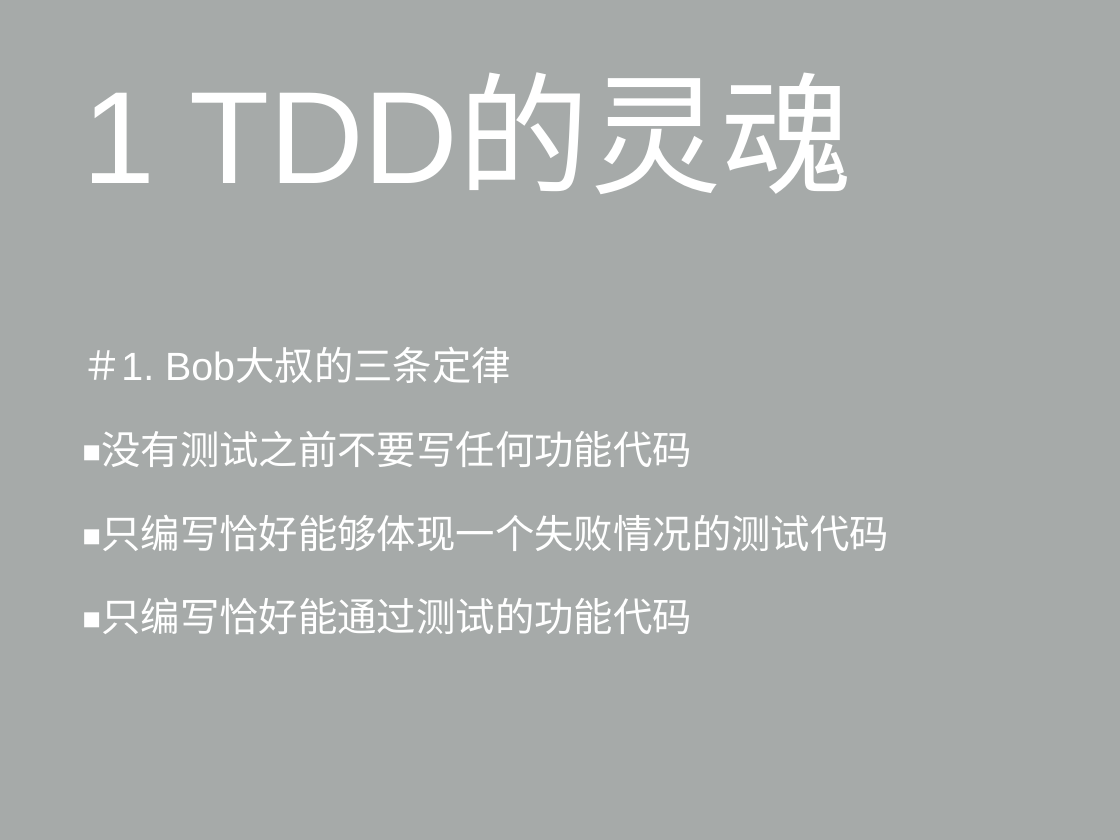
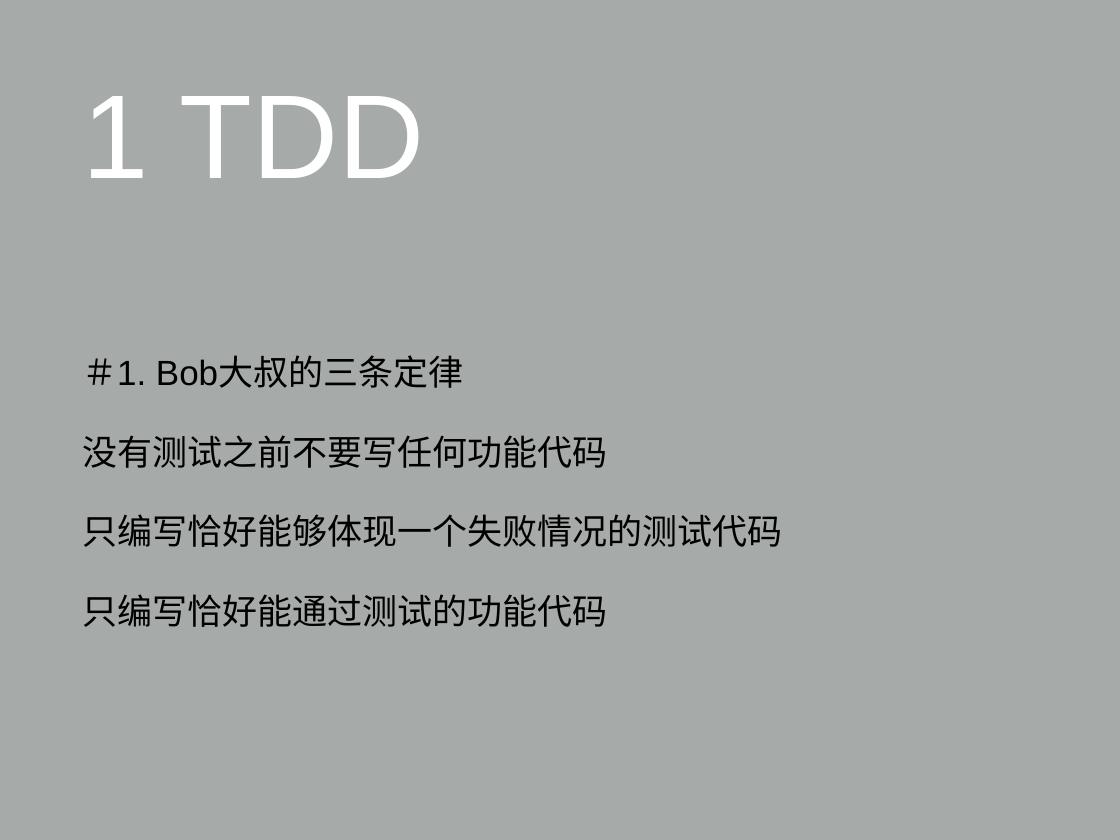
Before and after one commit to universsky/Clean_Code, a slide deck: slide 30 of 整洁的代码与规范_陈光剑2015-8-14.ppt. Drawn at 1120x840 pixels with LibreOffice and Linux fonts; fonts in the diff are those of the drawing. Boxes give left, top, right and bottom in pixels: in the first picture for what was removed or moved away, otherwise in the second. Text is boxed around its words. In the diff, an @@ line names an element or a change of style, - is before the commit and + after.

```diff
--- a/整洁的代码与规范_陈光剑2015-8-14.ppt
+++ b/整洁的代码与规范_陈光剑2015-8-14.ppt
@@ title at <box>82,96,424,178</box>: text changed; size 120 to 109 pt @@
-1 TDD的灵魂
+1 TDD
@@ text at <box>82,357,464,388</box>: size 36 to 32 pt, text colour #FFFFFF to #000000 in "＃1. Bob大叔的三条定律" @@
@@ text at <box>82,435,782,627</box>: text changed; size 36 to 32 pt; text colour #FFFFFF to #000000 @@
-◾没有测试之前不要写任何功能代码
-◾只编写恰好能够体现一个失败情况的测试代码
-◾只编写恰好能通过测试的功能代码
+没有测试之前不要写任何功能代码
+只编写恰好能够体现一个失败情况的测试代码
+只编写恰好能通过测试的功能代码
```
Also in this commit, not shown: 44 other slides changed, 1 slide added, 4 other files.
